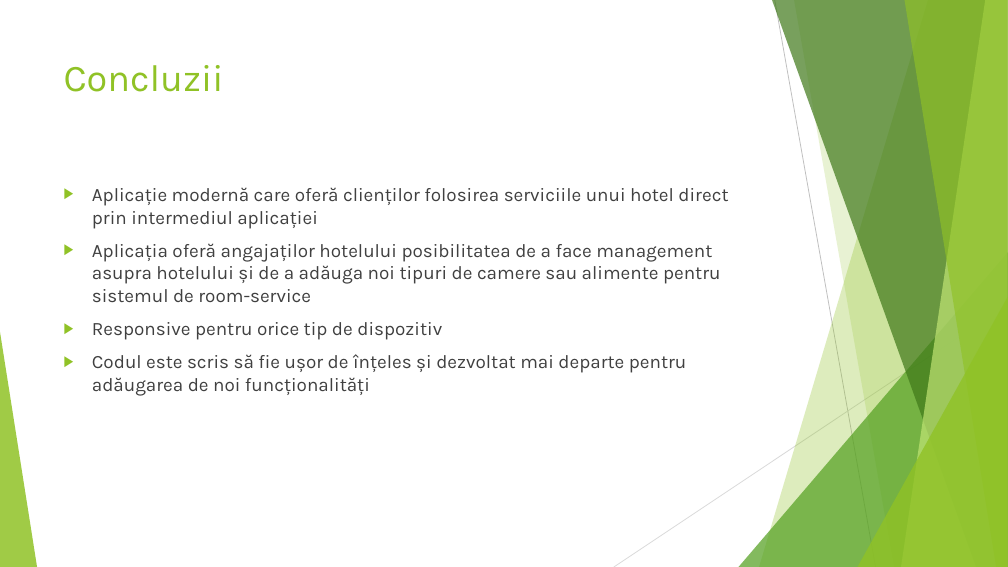
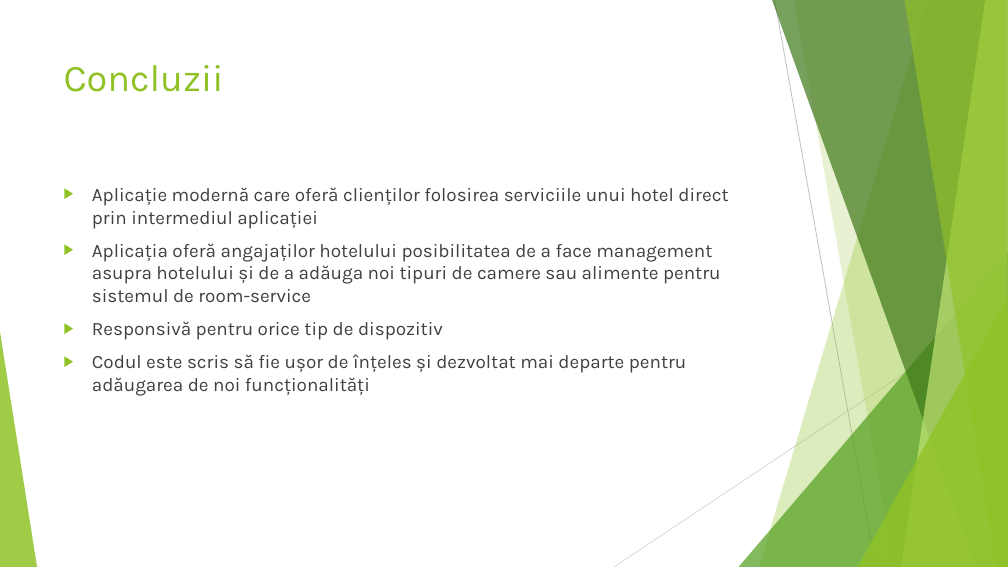
Before and after one commit to stefan-adrian/hotel-manager, a slide deck: slide 13 of documentation/videos/hotel-manager.pptx. Drawn at 1008x567 pixels with LibreOffice and Linux fonts; fonts in the diff are those of the drawing. Boxes give left, top, right and bottom in pixels: in the first picture for what was removed or moved away, otherwise in the second. Text is boxed around its words. In the diff, an @@ line names an element or a change of style, - is before the commit and + after.

```diff
--- a/documentation/videos/hotel-manager.pptx
+++ b/documentation/videos/hotel-manager.pptx
@@ text at box(92, 322, 443, 340): text changed @@
-▶ Responsive pentru orice tip de dispozitiv
+▶ Responsivă pentru orice tip de dispozitiv
```
Also in this commit, not shown: 1 other file.
